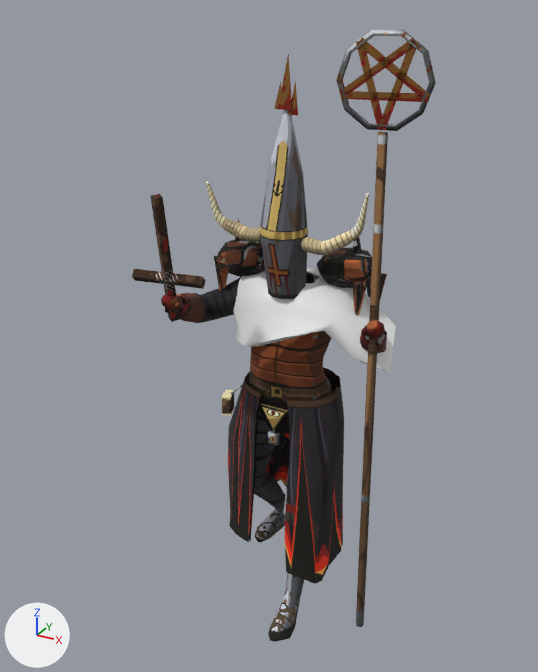
The Blender file tools/art/blend/heretic-priest.blend: old version first, new version second.
Rendered twice from a 50 mm lens placed at (0.643, -1.285, 1.23), pointed at (-0.023, -0.073, 0.624). Every picture has the same lights, and +X, +Y and +Z are marked at lower left. The older version comes first.

Names of what the first picture shows: 'Accent', 'Body', 'Chest', 'Helmet', 'Hip', 'Robe', 'Weapon', 'Weapon2'.
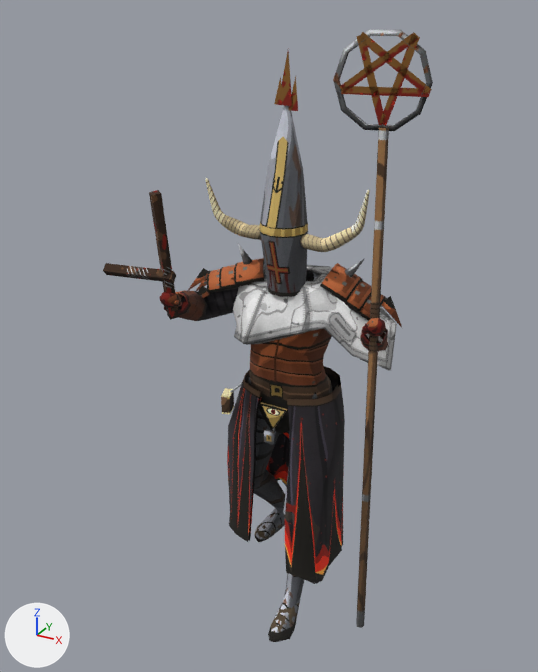
What differs and where, as boxes (x1, y1, x2, y2) in the pictures (538 x 672 px; the box of a moved part takes in the faces that stretch with it):
'Weapon', reshaped: before (336, 30, 436, 627); after (333, 30, 433, 628)
'Helmet', rescaled: before (206, 55, 369, 299); after (205, 51, 370, 297)
'Accent', reshaped: before (233, 267, 396, 373); after (233, 265, 397, 371)
'Chest', reshaped: before (214, 218, 387, 316); after (188, 242, 402, 347)
'Weapon2', reshaped: before (132, 194, 206, 322); after (103, 190, 179, 320)
part 2 of me_chest, moved or reshaped: before (235, 218, 243, 242); after (237, 242, 252, 264)
part 3 of me_chest, rebuilt: before (217, 239, 265, 276); after (234, 258, 264, 285)
part 4 of me_chest, deleted (mostly hidden): before (352, 237, 362, 254)
part 5 of me_chest, reshaped: before (317, 248, 387, 316); after (320, 259, 402, 347)
part 6 of me_chest, built on: before (214, 256, 229, 291); after (188, 265, 252, 299)
part 8 of me_weapon, moved or reshaped: before (336, 30, 436, 131); after (333, 30, 433, 131)
part 9 of me_weapon, moved or reshaped: before (378, 40, 418, 130); after (379, 34, 420, 126)
part 10 of me_weapon, moved or reshaped: before (358, 38, 430, 101); after (358, 32, 432, 95)
part 11 of me_weapon, moved or reshaped: before (339, 38, 416, 98); after (340, 32, 418, 93)
part 12 of me_weapon, moved or reshaped: before (356, 40, 384, 130); after (356, 34, 386, 125)
part 13 of me_weapon, moved or reshaped: before (341, 91, 428, 102); after (341, 86, 430, 97)
part 14 of me_weapon2, moved or reshaped: before (150, 194, 180, 322); after (149, 190, 179, 320)
part 15 of me_weapon2, moved or reshaped: before (132, 269, 206, 289); after (103, 263, 176, 283)

Patch to the scene script:
```diff
--- a/tools/art/blend/heretic-priest.blend.py
+++ b/tools/art/blend/heretic-priest.blend.py
@@ mat_heretic_priestaccent @@
+mat_heretic_priestaccent = principled_material('heretic-priestAccent')
+mat_heretic_priestaccent.texture = img_heretic_priest_accent
+mat_heretic_priestaccent.roughness = 1.0
@@ me_accent @@
-me_accent.from_pydata(...)  # 110 vertices, 158 faces; spans x -0.134..0.235, y -0.131..0.119, z 0.59..0.749
+me_accent.from_pydata(...)  # 110 vertices, 158 faces; spans x -0.135..0.236, y -0.132..0.12, z 0.595..0.755
+# me_accent part 1: 154 faces spanning x -0.135..0.236, y -0.132..0.12, z 0.595..0.755 switch from mat_accent (white #e7e7e7) to mat_heretic_priestaccent (picture img_heretic_priest_accent)
+# edits to the shape of me_accent do not show in these pictures
@@ me_chest @@
-me_chest.from_pydata(...)  # 88 vertices, 136 faces; spans x -0.183..0.178, y -0.096..0.09, z 0.665..0.844
+me_chest.from_pydata(...)  # 232 vertices, 408 faces; spans x -0.228..0.226, y -0.122..0.071, z 0.641..0.799
+# me_chest part 2: the loose piece of 6 vertices spanning x -0.133..-0.111, y -0.032..-0.01, z 0.79..0.844 is multiplied about its middle by the matrix ((0.238, 0.796, -0.367), (-0.874, 0.185, -0.165), (-0.07, 0.396, 0.814)), then moved by (0.019, -0.016, -0.039)
+# me_chest part 3: the loose piece of 26 vertices spanning x -0.169..-0.043, y -0.087..0.05, z 0.727..0.801 is rebuilt with 42 vertices and now spans x -0.135..-0.04, y -0.089..0.029, z 0.724..0.765
+# me_chest part 4: the loose piece of 6 vertices spanning x 0.108..0.13, y 0.011..0.033, z 0.79..0.844 is deleted
+# me_chest part 5: 38 vertices removed from x 0.041..0.178, y -0.05..0.09, z 0.665..0.801; 116 vertices added at x 0.064..0.226, y -0.056..0.071, z 0.641..0.791
+# me_chest part 6: 8 vertices removed from x -0.183..-0.117, y -0.096..-0.018, z 0.665..0.756; 68 vertices added at x -0.228..-0.063, y -0.122..0.018, z 0.668..0.756
+# other edits to the shape of me_chest do not show in these pictures
 me_chest.materials.append(mat_heretic_priestchest)
@@ me_helmet @@
-me_helmet.from_pydata(...)  # 453 vertices, 882 faces; spans x -0.141..0.166, y -0.107..-0.005, z 0.718..1.16
+me_helmet.from_pydata(...)  # 453 vertices, 882 faces; spans x -0.142..0.168, y -0.108..-0.005, z 0.723..1.169
+# me_helmet part 7: the whole mesh is scaled about its middle by 1.01, then moved by (0.0, 0.0, 0.007)
 me_helmet.materials.append(mat_heretic_priesthelmet)
@@ me_weapon @@
-me_weapon.from_pydata(...)  # 70 vertices, 116 faces; spans x 0.116..0.276, y -0.133..-0.064, z 0.022..1.2
+me_weapon.from_pydata(...)  # 70 vertices, 116 faces; spans x 0.111..0.272, y -0.133..-0.064, z 0.022..1.2
+# me_weapon part 8: the loose piece of 30 vertices spanning x 0.116..0.276, y -0.1..-0.066, z 1.046..1.2 is moved by (-0.005, 0.0, -0.001)
+# me_weapon part 9: the loose piece of 6 vertices spanning x 0.19..0.246, y -0.088..-0.068, z 1.047..1.185 is moved by (0.002, -0.001, 0.008)
+# me_weapon part 10: the loose piece of 6 vertices spanning x 0.15..0.27, y -0.095..-0.064, z 1.095..1.189 is moved by (0.001, -0.001, 0.008)
+# me_weapon part 11: the loose piece of 6 vertices spanning x 0.123..0.243, y -0.099..-0.068, z 1.095..1.189 is moved by (0.001, -0.001, 0.008)
+# me_weapon part 12: the loose piece of 6 vertices spanning x 0.147..0.203, y -0.095..-0.076, z 1.047..1.185 is moved by (0.001, -0.001, 0.008)
+# me_weapon part 13: the loose piece of 6 vertices spanning x 0.125..0.266, y -0.099..-0.064, z 1.094..1.106 is moved by (0.001, -0.001, 0.008)
+# other edits to the shape of me_weapon do not show in these pictures
 me_weapon.materials.append(mat_heretic_priestweapon)
@@ me_weapon2 @@
-me_weapon2.from_pydata(...)  # 16 vertices, 24 faces; spans x -0.214..-0.073, y -0.279..-0.209, z 0.688..0.938
+me_weapon2.from_pydata(...)  # 16 vertices, 24 faces; spans x -0.27..-0.125, y -0.281..-0.211, z 0.693..0.945
+# me_weapon2 part 14: the loose piece of 8 vertices spanning x -0.159..-0.124, y -0.279..-0.209, z 0.688..0.938 is moved by (-0.001, -0.002, 0.006)
+# me_weapon2 part 15: the loose piece of 8 vertices spanning x -0.214..-0.073, y -0.261..-0.213, z 0.765..0.789 is moved by (-0.055, -0.014, 0.006)
 me_weapon2.materials.append(mat_heretic_priestweapon2)
```
